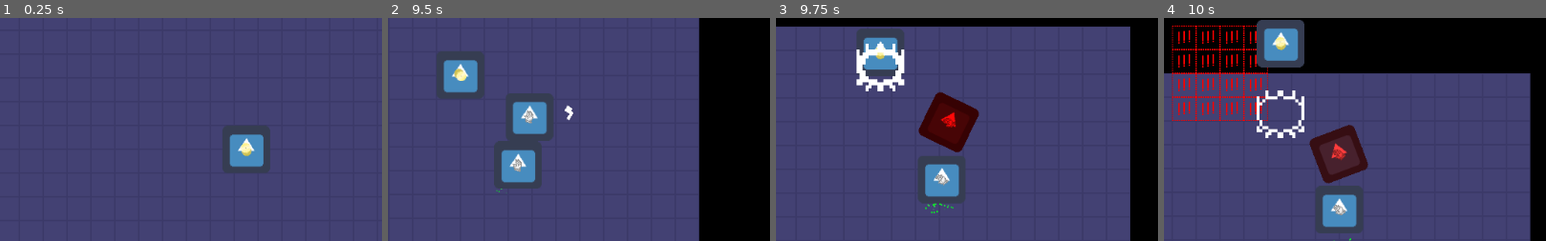
Above: before the commit, frames 1-4 (left to right).
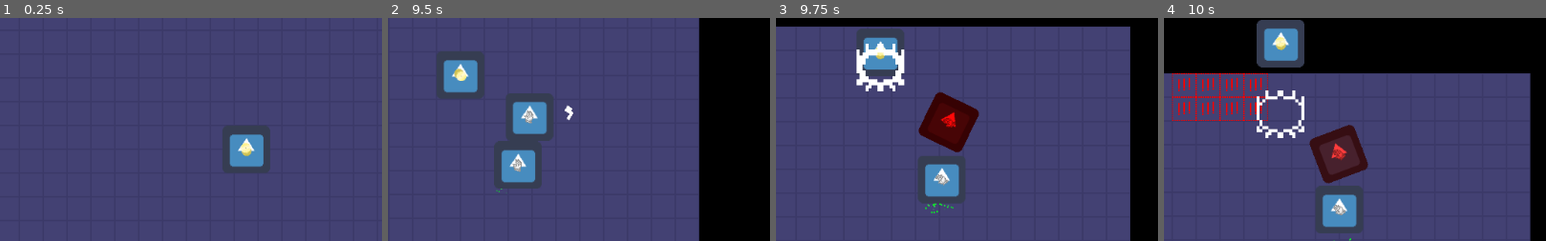
Above: after the commit, the same moments.

Repository: ColdCalzone/GWJ-30
Game: Godot game, scene res://singletons/Game.tscn
Two runs of this game, one before a commit and one after it. Both use one fixed random seed, a clock stepped at 60 frames per second and the inputs below. The project has no main scene, so this scene is started directly. The engine's default icon, where the game draws it, is replaced by a stand-in: a white triangle on a blue panel in a dark square.
Inputs (mouse positions are % of the whole screen's width and height, from its top left):
- Up to frame 1 (0.25 s): no input
- Up to frame 2 (9.5 s): tap Enter (ui_accept) at 0.5, 0.77, 1.52, 3.02, 3.77, 4.52, 6.02, 6.77, 7.52, 9.02 s; move the mouse to (45, 70) at 0.52 s; hold W (move_up) 0.53-2.03 s; click (45, 70) at 0.67 s; move the mouse to (80, 65) at 1.27 s; move the mouse to (20, 35) at 2.02 s; hold A (move_left) 2.03-3.53 s; move the mouse to (55, 50) at 2.77 s; click (55, 50) at 2.92 s; move the mouse to (35, 25) at 3.52 s; hold S (move_down) 3.53-4.28 s; move the mouse to (72, 45) at 4.27 s; hold D (move_right) 4.28-5.03 s; move the mouse to (30, 55) at 5.02 s; hold W (move_up) 5.03-5.78 s; click (30, 55) at 5.17 s; move the mouse to (60, 28) at 5.77 s; hold D (move_right) 5.78-8.03 s; move the mouse to (45, 70) at 6.52 s; move the mouse to (80, 65) at 7.27 s; click (80, 65) at 7.42 s; move the mouse to (20, 35) at 8.02 s; hold S (move_down) 8.03-8.78 s; move the mouse to (55, 50) at 8.77 s; hold A (move_left) from 8.78 s (still down)
- Up to frame 3 (9.75 s): move the mouse to (35, 25) at 9.52 s; release A (move_left) at 9.53 s; hold W (move_up) from 9.53 s (still down); click (35, 25) at 9.67 s
- Up to frame 4 (10 s): keep holding W (move_up); tap Enter (ui_accept) at 9.77 s
The pictures show only the part of the screen within x 34-84%, y 37-87%; the shares and areas given below are measured in that part.

Frames 1-3 are identical in both runs. In frame 4, 1.4% of the frame differs, in the area x 2-28%, y 3-25%.

Commit message:
Fixed tile settings outside of map bounds

Diff:
--- a/singletons/Game.gd
+++ b/singletons/Game.gd
@@ -156,9 +156,10 @@
 	for x in size.x:
 		for y in size.y:
 
-			if x + base.x in range(0, MAP_SIZE.x):
-				if abs(y + base.y) in range(0, MAP_SIZE.y):
-					Map.game_set_tile(state, Vector2(x + base.x, y + base.y))
+#			if x + base.x in range(0, MAP_SIZE.x):
+#				if abs(y + base.y) in range(0, MAP_SIZE.y):
+			if Map.get_tile_state(Vector2(x + base.x, y + base.y)) == Map.TileState.Free:
+				Map.game_set_tile(state, Vector2(x + base.x, y + base.y))
 
 
 
